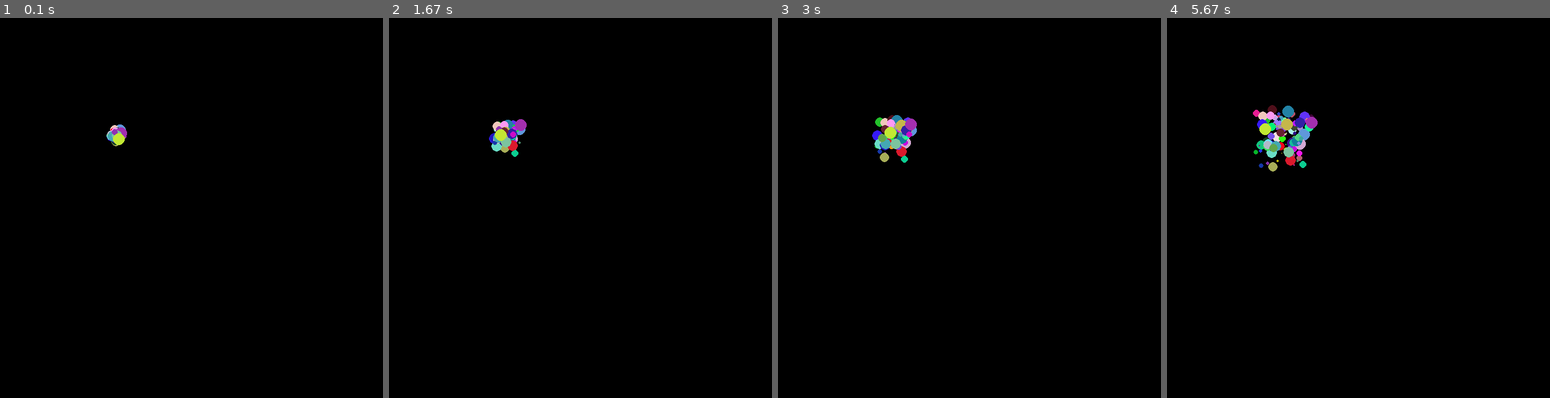
Above: before the commit, frames 1-4 (left to right).
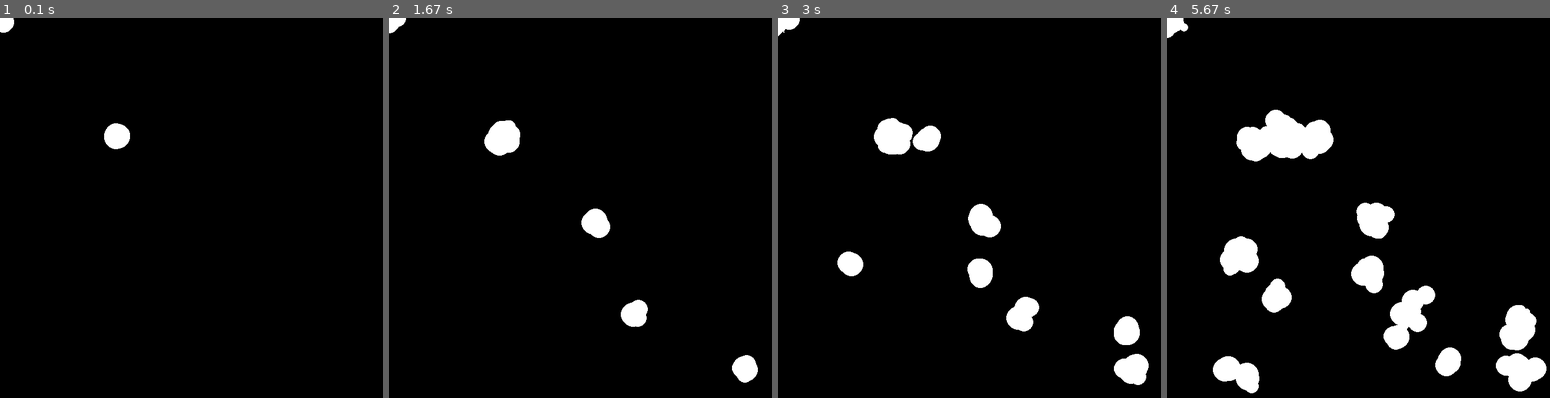
Above: after the commit, the same moments.

Repository: sagieppel/PyGame2
Game: pygame game, started from Lesson3.py
Same seed, same stepped clock (60 frames per second), same inputs: the game is played once before the commit and once after it.
Inputs (mouse positions are in pixels of both pictures, inside the frame that each line leads up to):
- Up to frame 1 (0.1 s): no input
- Up to frame 2 (1.67 s): click (595, 223) at 0.38 s; click (634, 314) at 0.72 s; click (745, 367) at 1.05 s; click (496, 143) at 1.38 s
- Up to frame 3 (3 s): click (984, 272) at 1.72 s; click (927, 139) at 2.05 s; click (1126, 333) at 2.38 s; click (850, 265) at 2.72 s
- Up to frame 4 (5.67 s): click (1251, 143) at 3.05 s; click (1274, 295) at 3.38 s; click (1519, 318) at 3.72 s; click (1247, 375) at 4.05 s; click (1243, 249) at 4.38 s; click (1396, 337) at 4.72 s; click (1446, 360) at 5.05 s; click (1228, 367) at 5.38 s

The runs differ from the first frame. In frame 1, 0.5% of the frame differs, in the area x 0-34%, y 0-35%; in frame 2, 2.1%; in frame 3, 4.3%; in frame 4, 9.6%, in the area x 0-100%, y 0-99%.

Commit message:
Update Lesson3.py

Diff:
--- a/Lesson3.py
+++ b/Lesson3.py
@@ -4,12 +4,12 @@
 #-----------------Create a circle--------------------------------------------------------
 def create(x,y):
   circle={}
-  circle["color"]=[random.randint(0,255),random.randint(0,255),random.randint(0,255)]
+  circle["color"]=[255, 255, 255]
   circle["x"]=x #random.randint(0,255)
   circle["y"]=y #random.randint(0,255)
-  circle["size"]= random.randint(1,10)
-  circle["xspeed"]=random.randint(-100,100)/1000
-  circle["yspeed"]=random.randint(-100,100)/1000
+  circle["size"]= random.randint(1,20)
+  circle["xspeed"]=0#random.randint(-100,100)/1000
+  circle["yspeed"]=0#random.randint(-100,100)/1000
   circle["noise"]=0.01
   return circle
 
@@ -29,6 +29,12 @@
      ar.append(circle)
 #----------------------------Main loop--------------------------------------------------------------------
 for i in range(1000000):
+
+    pygame.event.get()
+    x,y = pygame.mouse.get_pos()
+    circle = create(x, y)
+    ar.append(circle)
+
     pygame.Surface.fill(screen,(0,0,0))
     for circle in ar:
         update(circle)
